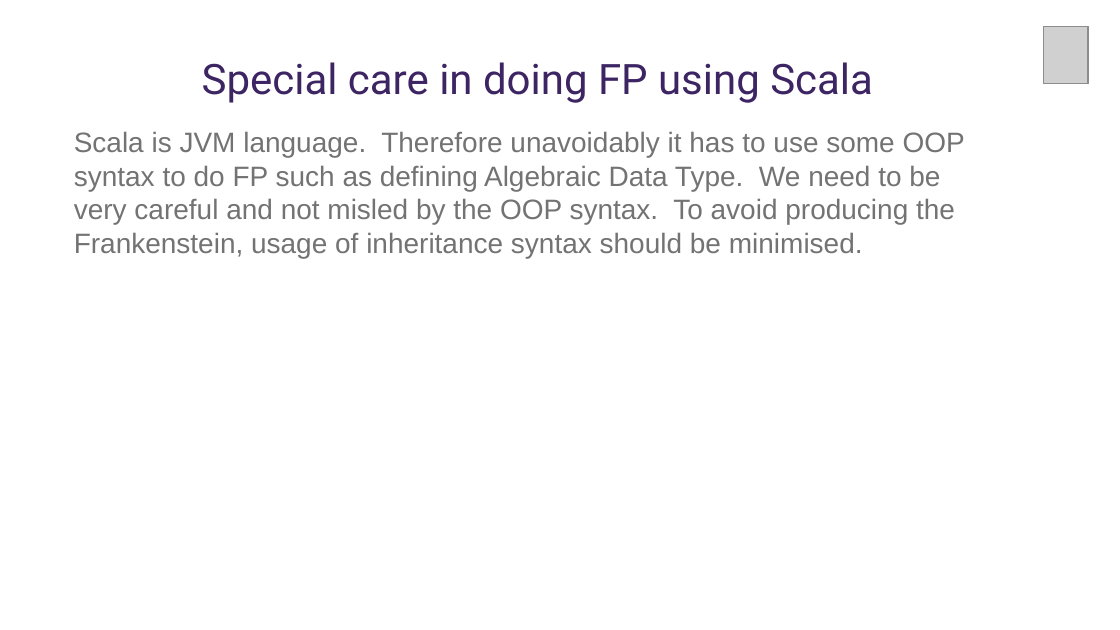
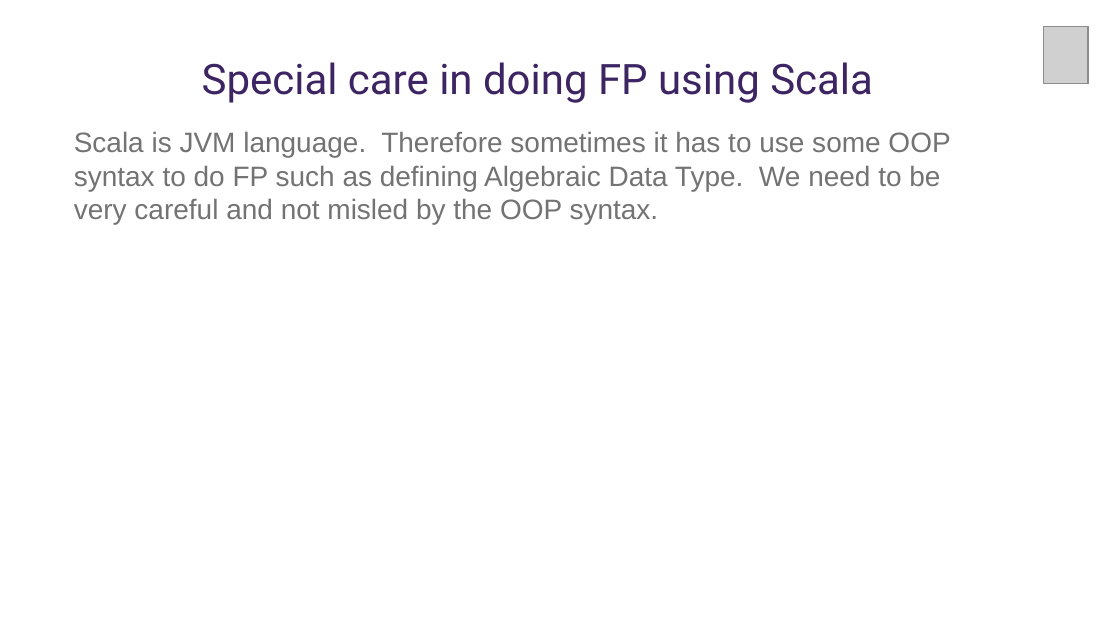
Before and after one commit to amywong-monster/Presentations, a slide deck: slide 20 of 2020-08-06-FP-In-Scala.pptx (slide 19 before the commit). Drawn at 1120x630 pixels with LibreOffice and Linux fonts; fonts in the diff are those of the drawing; grey boxes stand for pictures; background and template pictures are left out. Boxes give left, top, right and bottom in pixels: in the first picture for what was removed or moved away, otherwise in the second. Text is boxed around its words. In the diff, an @@ line names an element or a change of style, - is before the commit and + after.

Commit message:
Update FP-In-Scala

```diff
--- a/2020-08-06-FP-In-Scala.pptx
+++ b/2020-08-06-FP-In-Scala.pptx
@@ text at bbox=[74, 131, 950, 224]: text changed @@
-Scala is JVM language. Therefore unavoidably it has to use some OOP syntax to do FP such as defining Algebraic Data Type. We need to be very careful and not misled by the OOP syntax. To avoid producing the Frankenstein, usage of inheritance syntax should be minimised.
+Scala is JVM language. Therefore sometimes it has to use some OOP syntax to do FP such as defining Algebraic Data Type. We need to be very careful and not misled by the OOP syntax.
```
Also in this commit, not shown: 2 other slides changed, 2 slides added, 1 slide removed.
